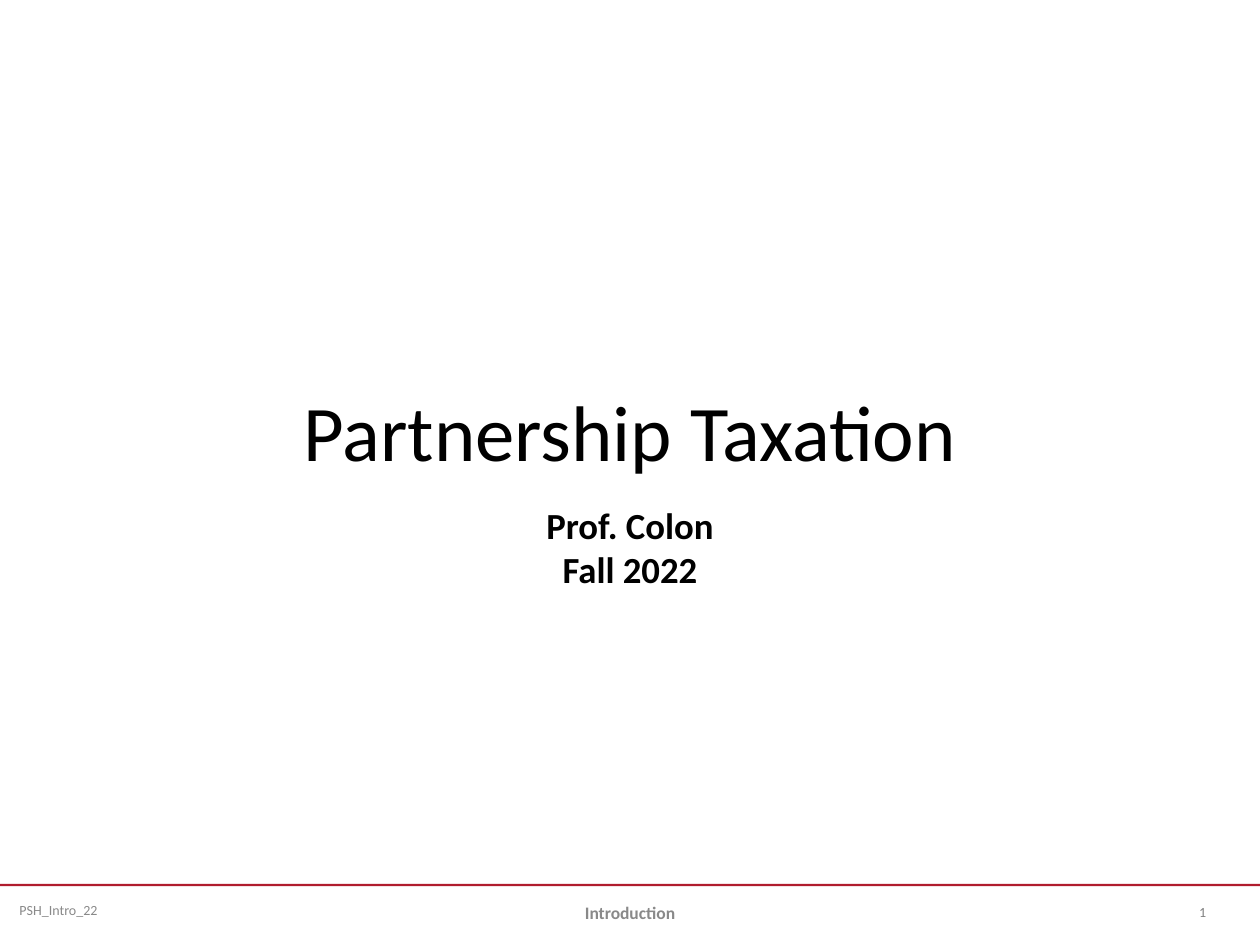
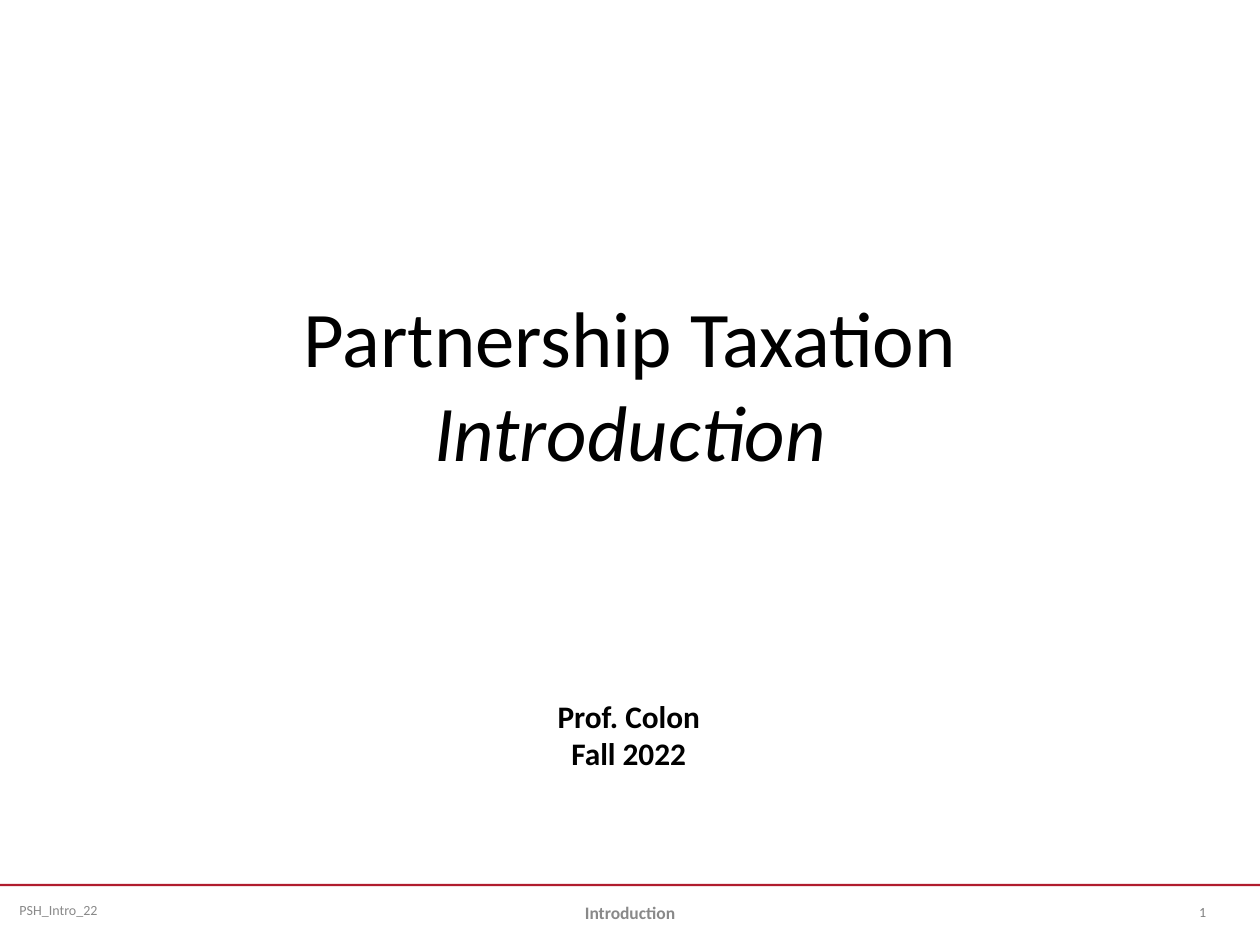
Before and after one commit to jmc877/Partnership-Tax, a slide deck: slide 1 of slides/PSH_Introduction_22.pptx. Drawn at 1260x945 pixels with LibreOffice and Linux fonts; fonts in the diff are those of the drawing. Boxes give left, top, right and bottom in pixels: in the first picture for what was removed or moved away, otherwise in the second. Text is boxed around its words. In the diff, an @@ line names an element or a change of style, - is before the commit and + after.

```diff
--- a/slides/PSH_Introduction_22.pptx
+++ b/slides/PSH_Introduction_22.pptx
@@ title at (304, 312, 956, 462): text changed @@
-Partnership Taxation
+Partnership Taxation
+Introduction
@@ subtitle "Prof. Colon": place and size @@
-subtitle "Prof. Colon" at (546, 513, 714, 584)
+subtitle "Prof. Colon" at (558, 706, 700, 766)
@@ subtitle "Prof. Colon" at (558, 706, 700, 766): size 21 to 17.9 pt @@
```
Also in this commit, not shown: 1 other slide changed, 3 other files.
